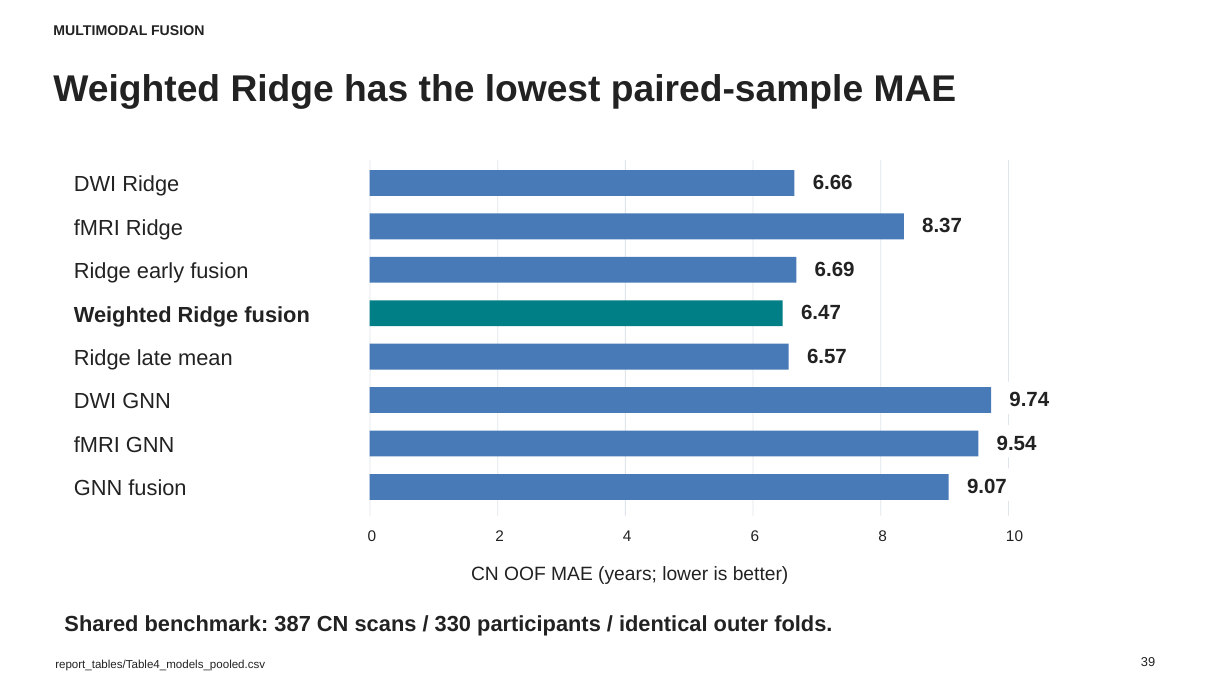
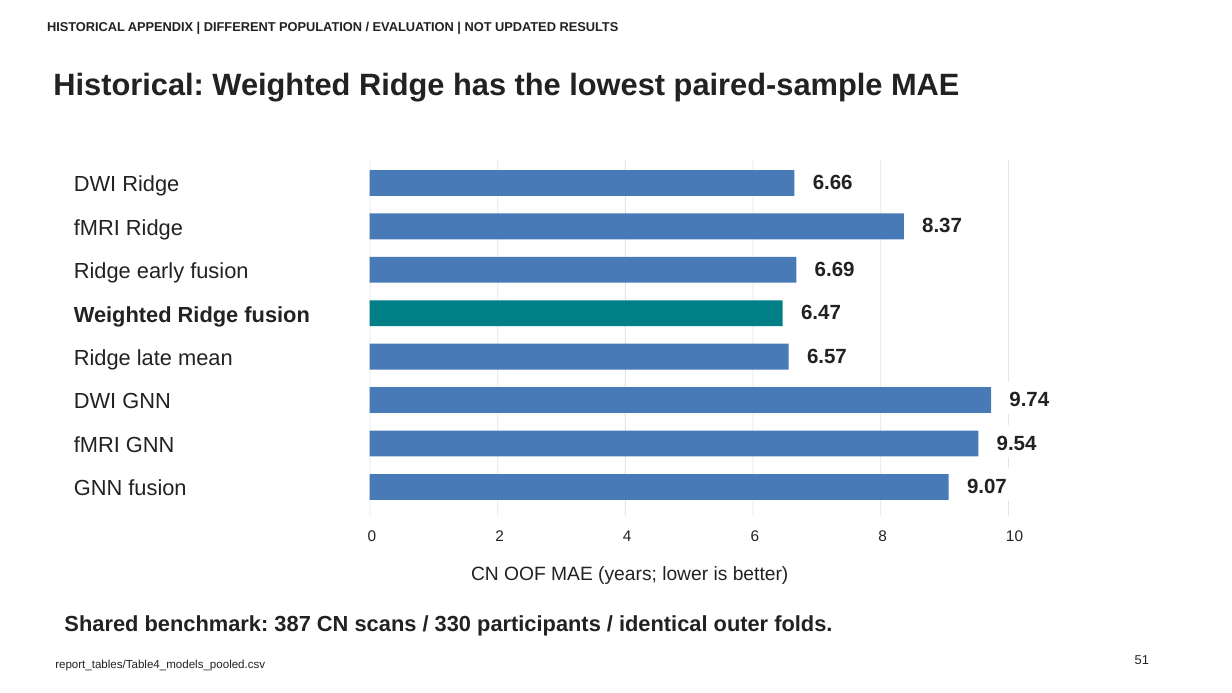
Before and after one commit to mintchoc0326/BAG-Prediction, a slide deck: slide 51 of reports/brain_age/slides/Connectome_Brain_Age_Results_English_Editable_with_Pipelines.pptx (slide 39 before the commit). Drawn at 1232x693 pixels with LibreOffice and Linux fonts; fonts in the diff are those of the drawing. Boxes give left, top, right and bottom in pixels: in the first picture for what was removed or moved away, otherwise in the second. Text is boxed around its words. In the diff, an @@ line names an element or a change of style, - is before the commit and + after.

```diff
--- a/reports/brain_age/slides/Connectome_Brain_Age_Results_English_Editable_with_Pipelines.pptx
+++ b/reports/brain_age/slides/Connectome_Brain_Age_Results_English_Editable_with_Pipelines.pptx
@@ text at [47,22,619,31]: text changed; size 11 to 10 pt @@
-MULTIMODAL FUSION
+HISTORICAL APPENDIX | DIFFERENT POPULATION / EVALUATION | NOT UPDATED RESULTS
@@ text at [53,72,959,100]: text changed; size 29 to 24 pt @@
-Weighted Ridge has the lowest paired-sample MAE
+Historical: Weighted Ridge has the lowest paired-sample MAE
@@ text at [1135,655,1149,664]: text changed @@
-39
+51
```
Also in this commit, not shown: 14 other slides changed, 43 slides added, 39 slides removed, 4 other files.
